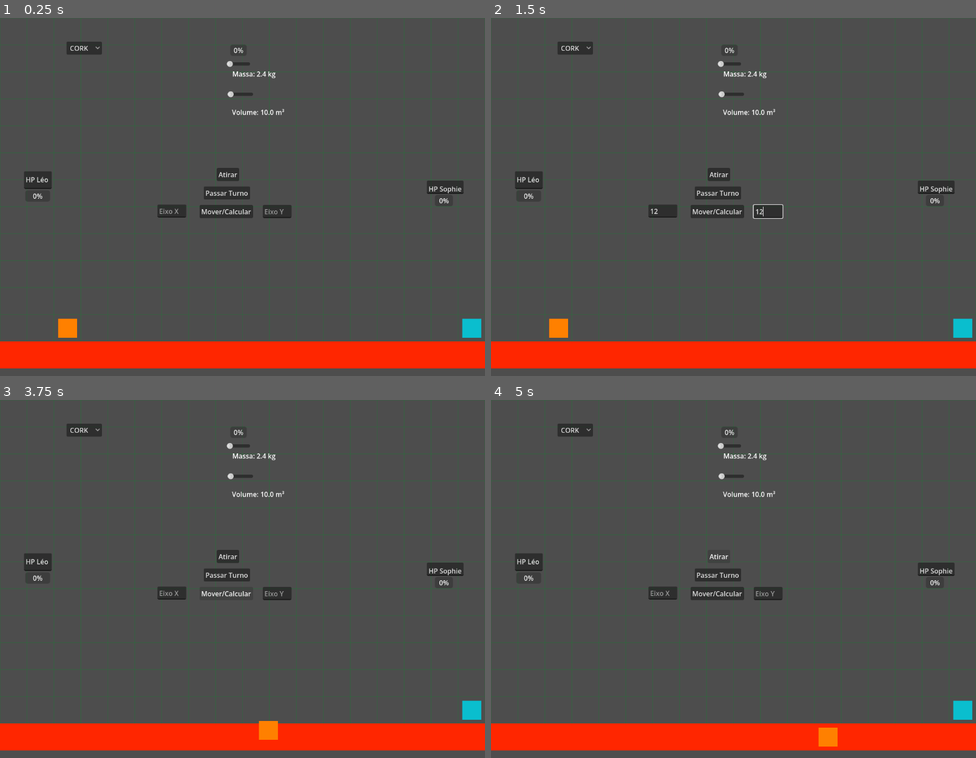
Above: before the commit, frames 1-4 (two rows, left to right).
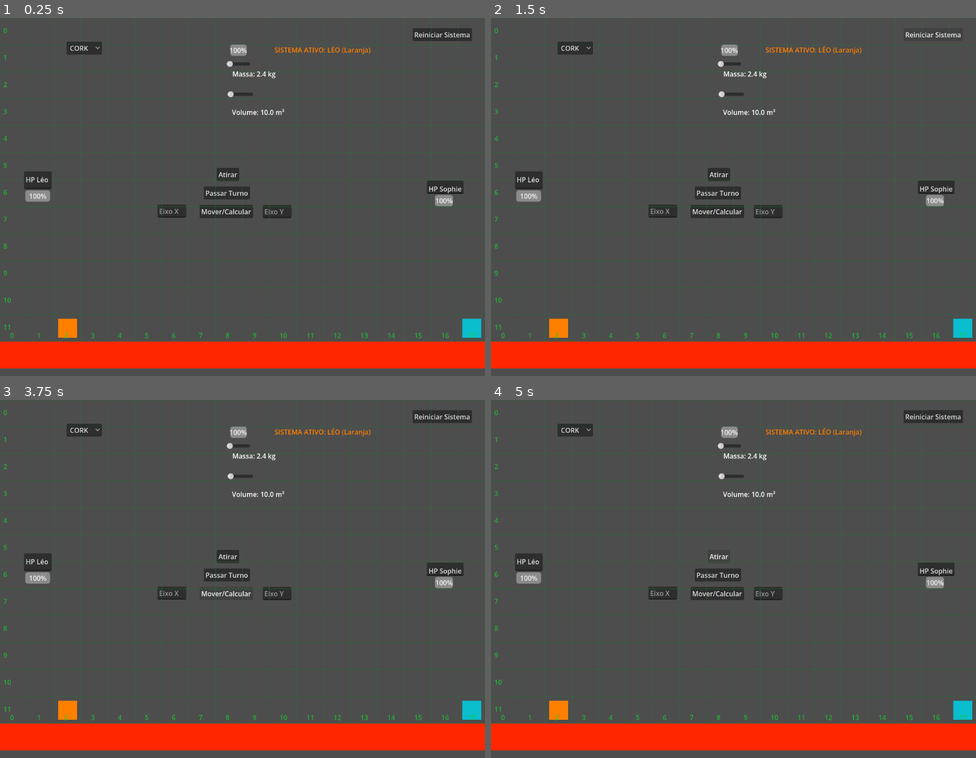
Above: after the commit, the same moments.

Repository: Olliver-0/matter-strike
Game: Godot game, scene res://level_manager.tscn
Same seed, same stepped clock (60 frames per second), same inputs: the game is played once before the commit and once after it. The project has no main scene, so this scene is started directly. The engine's default icon, where the game draws it, is replaced by a stand-in: a white triangle on a blue panel in a dark square.
Inputs (mouse positions are in pixels of both pictures, inside the frame that each line leads up to):
- Up to frame 1 (0.25 s): no input
- Up to frame 2 (1.5 s): click (660, 211) at 0.52 s; type "12" at 0.6 s; click (767, 211) at 0.75 s; type "12" at 0.83 s; click (932, 35) at 1.25 s, where only the run after the commit has a clickable "Reiniciar Sistema"
- Up to frame 3 (3.75 s): click (441, 417) at 2 s, where only the run after the commit has a clickable "Reiniciar Sistema"; click (441, 417) at 2.75 s, where only the run after the commit has a clickable "Reiniciar Sistema"; click "Mover/Calcular" at 3.5 s
- Up to frame 4 (5 s): click "Atirar" at 4.25 s

The runs differ from the first frame. In frame 1, 1.3% of the frame differs, in the area x 0-100%, y 2-91%; in frame 2, 1.1%; in frame 3, 1.7%; in frame 4, 1.7%, in the area x 0-100%, y 2-97%.

Commit message:
feat: implementa energia, vida e reinicio de partida

Diff:
--- a/GameState.gd
+++ b/GameState.gd
@@ -24,3 +24,14 @@
 	players_energy[current_turn] = MAX_ENERGY # Recarrega no início da rodada
 	turn_changed.emit(current_turn)
 	energy_updated.emit(current_turn, MAX_ENERGY)
+
+func add_energy(player_id: int, amount: int) -> void:
+	players_energy[player_id] = clampi(players_energy[player_id] + amount, 0, MAX_ENERGY)
+	energy_updated.emit(player_id, players_energy[player_id])
+
+func reset_state() -> void:
+	current_turn = 1
+	players_energy = {
+		1: MAX_ENERGY,
+		2: MAX_ENERGY
+	}
--- a/Projectile.gd
+++ b/Projectile.gd
@@ -75,26 +75,19 @@
 # ==========================================
 
 func _on_body_entered(body: Node) -> void:
-	# SE O CORPO FOR O ATIRADOR, IGNORA-O COMPLETAMENTE E CONTINUA A VOAR!
 	if body == shooter_node:
 		return
-	# 1. Calcula a velocidade escalar total (módulo do vetor) no momento exato do impacto.
+
 	var impact_speed: float = velocity.length()
-
-	# 2. Fórmula da Energia Cinética (Ec = 0.5 * m * v^2).
-	# Dividimos por um valor arbitrário (ex: 1000) para manter os números de dano equilibrados na UI.
 	var kinetic_energy: float = (0.5 * mass * pow(impact_speed, 2)) / 1000.0
 
-	print(">>> IMPACTO REGISTRADO! Dano Calculado: ", kinetic_energy)
-
-	# --- CONTRATO COM A INTERFACE / PERSONAGENS ---
-	# Se o objeto atingido (body) possuir o método de receber dano, aplicamos a energia nele.
-	# O colega que programar os inimigos DEVE usar exatamente a função 'take_damage(amount: float)'.
 	if body.has_method("take_damage"):
 		body.take_damage(kinetic_energy)
 
-	# Avisa a Calculadora Balística que o ciclo físico do tiro acabou (para passar a vez).
+		# Adiciona o ganho de energia para o atirador
+		var shooter_id = shooter_node.player_id
+		GameState.add_energy(shooter_id, 30)
+		print(">>> TIRO PERFEITO! Recuperando 30 UE para o Jogador ", shooter_id)
+
 	projectile_impacted.emit()
-
-	# Remove o projétil da memória no final do frame atual, limpando o ecrã.
 	queue_free()
--- a/engineer.gd
+++ b/engineer.gd
@@ -1,6 +1,7 @@
 class_name Engineer extends StaticBody2D
 
 signal movement_resolved(final_coords: Vector2)
+signal health_changed(player_id: int, new_health: float)
 
 @export var player_id: int = 1
 @export var theme_color: Color = Color(1.0, 0.5, 0.0) # Padrão: Léo (Laranja)[cite: 2]
@@ -50,6 +51,8 @@
 
 func take_damage(amount: float) -> void:
 	health -= amount
+	health_changed.emit(player_id, health) # ADICIONE ESTA LINHA
+
 	print("Engenheiro ", player_id, " foi atingido! Sofreu ", amount, " de dano.")
 	print("Vida atual: ", health)
 
--- a/grid_renderer.gd
+++ b/grid_renderer.gd
@@ -4,20 +4,40 @@
 const GRID_WIDTH: int = 20
 const GRID_HEIGHT: int = 12
 const GRID_COLOR: Color = Color(0.1, 0.5, 0.2, 0.3) # Verde terminal holográfico
+const TEXT_COLOR: Color = Color(0.1, 0.8, 0.2, 0.8) # Opacidade aumentada para leitura
 
 func _ready() -> void:
-	# Força a execução do método _draw() no momento em que o nó entra na árvore
+	# Eleva a camada de renderização deste nó.
+	# Assim, o texto do grid será desenhado POR CIMA do chão vermelho e dos personagens.
+	z_index = 10
 	queue_redraw()
 
 func _draw() -> void:
-	# Eixo X
+	var font: Font = ThemeDB.fallback_font
+	var font_size: int = 16 # Fonte ligeiramente maior para facilitar a visualização
+
+	# ==========================================
+	# 1. DESENHO DO EIXO X (Linhas Verticais e Números)
+	# ==========================================
 	for x in range(GRID_WIDTH + 1):
 		var start = Vector2(x * CELL_SIZE, 0)
 		var end = Vector2(x * CELL_SIZE, GRID_HEIGHT * CELL_SIZE)
 		draw_line(start, end, GRID_COLOR, 1.5)
 
-	# Eixo Y
+		# Plota o número logo acima do chão vermelho (Y ajustado de +20 para -8)
+		if x < GRID_WIDTH:
+			var text_pos_x = Vector2((x * CELL_SIZE) + 24, (GRID_HEIGHT * CELL_SIZE) - 8)
+			draw_string(font, text_pos_x, str(x), HORIZONTAL_ALIGNMENT_LEFT, -1, font_size, TEXT_COLOR)
+
+	# ==========================================
+	# 2. DESENHO DO EIXO Y (Linhas Horizontais e Números)
+	# ==========================================
 	for y in range(GRID_HEIGHT + 1):
 		var start = Vector2(0, y * CELL_SIZE)
 		var end = Vector2(GRID_WIDTH * CELL_SIZE, y * CELL_SIZE)
 		draw_line(start, end, GRID_COLOR, 1.5)
+
+		# Plota o número dentro da tela (X ajustado de -25 para +8)
+		if y < GRID_HEIGHT:
+			var text_pos_y = Vector2(8, (y * CELL_SIZE) + 36)
+			draw_string(font, text_pos_y, str(y), HORIZONTAL_ALIGNMENT_LEFT, -1, font_size, TEXT_COLOR)
--- a/hud.gd
+++ b/hud.gd
@@ -6,6 +6,12 @@
 
 @onready var mass_label: Label = $MassLabel
 @onready var volume_label: Label = $VolumeLabel
+
+# --- NOVAS REFERÊNCIAS (Essenciais para evitar erros de variável inexistente) ---
+@onready var leo_hp_bar: ProgressBar = $LeoHPBar
+@onready var sophie_hp_bar: ProgressBar = $SophieHPBar
+@onready var energy_bar: ProgressBar = $EnergyBar
+@onready var turn_feedback: Label = $TurnFeedback
 
 # Guardamos o que o jogador tocou por último para avisar a Calculadora
 var last_edited: String = "MASS"
@@ -24,26 +30,30 @@
 	# 3. Força a primeira atualização para configurar os limites
 	_update_limits_and_bars()
 
+	# --- ASSINATURA DE SINAIS GLOBAIS E INICIALIZAÇÃO VISUAL ---
+	GameState.energy_updated.connect(_on_energy_updated)
+	GameState.turn_changed.connect(_on_turn_changed)
+
+	leo_hp_bar.max_value = 100
+	leo_hp_bar.value = 100
+	sophie_hp_bar.max_value = 100
+	sophie_hp_bar.value = 100
+	_on_turn_changed(GameState.current_turn)
+
 func _on_material_selected(index: int) -> void:
-	# Quando o jogador escolhe outro material, atualizamos o Singleton global
 	var selected_mat = material_dropdown.get_item_text(index)
 	MaterialsTable.current_material = selected_mat
-
-	# E recalcula as barras para a nova densidade
 	_update_limits_and_bars()
 
 func _update_limits_and_bars() -> void:
 	var density = MaterialsTable.get_current_properties()["density"]
 
-	# REGRA DO CANHÃO: O volume mínimo é 10 e o máximo é 100
 	volume_slider.min_value = 10.0
 	volume_slider.max_value = 100.0
 
-	# A Massa permitida adapta-se à densidade do material escolhido
 	mass_slider.min_value = volume_slider.min_value * density
 	mass_slider.max_value = volume_slider.max_value * density
 
-	# Atualiza a barra que o jogador não está mexendo para não estragar a jogada dele
 	if last_edited == "MASS":
 		_on_mass_changed(mass_slider.value)
 	else:
@@ -54,9 +64,7 @@
 	var density = MaterialsTable.get_current_properties()["density"]
 	var calculated_volume = value / density
 
-	# ATUALIZA O VOLUME SILENCIOSAMENTE (Não dispara o sinal _on_volume_changed)
 	volume_slider.set_value_no_signal(calculated_volume)
-
 	_update_texts(value, calculated_volume)
 
 func _on_volume_changed(value: float) -> void:
@@ -64,12 +72,33 @@
 	var density = MaterialsTable.get_current_properties()["density"]
 	var calculated_mass = value * density
 
-	# ATUALIZA A MASSA SILENCIOSAMENTE (Não dispara o sinal _on_mass_changed)
 	mass_slider.set_value_no_signal(calculated_mass)
-
 	_update_texts(calculated_mass, value)
 
 func _update_texts(m_val: float, v_val: float) -> void:
-	# O snapped() arredonda para 1 casa decimal para o ecrã não ficar cheio de números quebrados
 	mass_label.text = "Massa: " + str(snapped(m_val, 0.1)) + " kg"
 	volume_label.text = "Volume: " + str(snapped(v_val, 0.1)) + " m³"
+
+# ==========================================
+# NOVAS FUNÇÕES DE CALLBACK (Listeners)
+# ==========================================
+
+func update_health(player_id: int, new_health: float) -> void:
+	if player_id == 1:
+		leo_hp_bar.value = new_health
+	elif player_id == 2:
+		sophie_hp_bar.value = new_health
+
+func _on_energy_updated(player_id: int, new_energy_amount: int) -> void:
+	if player_id == GameState.current_turn:
+		energy_bar.value = new_energy_amount
+
+func _on_turn_changed(active_player_id: int) -> void:
+	energy_bar.value = GameState.players_energy[active_player_id]
+
+	if active_player_id == 1:
+		turn_feedback.text = "SISTEMA ATIVO: LÉO (Laranja)"
+		turn_feedback.modulate = Color(1.0, 0.5, 0.0) # Cor tema do Léo
+	else:
+		turn_feedback.text = "SISTEMA ATIVO: SOPHIE (Ciano)"
+		turn_feedback.modulate = Color(0.04, 0.74, 0.81) # Cor tema da Sophie
--- a/hud.tscn
+++ b/hud.tscn
@@ -66,3 +66,10 @@
 offset_top = 121.0
 offset_right = 592.0
 offset_bottom = 144.0
+
+[node name="TurnFeedback" type="Label" parent="." unique_id=1678376099]
+offset_left = 652.0
+offset_top = 64.0
+offset_right = 808.0
+offset_bottom = 87.0
+text = "SISTEMA ATIVO: LÉO"
--- a/level_manager.gd
+++ b/level_manager.gd
@@ -1,56 +1,89 @@
 extends Node
 
-# Captura os atores, a interface e a SUA calculadora
+# Captura os atores, a interface, a calculadora e agora o chão!
 @onready var engineer1 = $Engineer1
 @onready var engineer2 = $Engineer2
 @onready var terminal_ui = $TerminalUI
 @onready var hud = $HUD
-@onready var calculator = $BallisticsCalculator # O SEU SISTEMA AQUI!
+@onready var calculator = $BallisticsCalculator
+@onready var ground: ColorRect = $Ground
+
+# ==========================================
+# TRAVA DE ESTADO (State Lock)
+# ==========================================
+var is_shooting: bool = false # Impede que os jogadores cliquem em botões enquanto a bala voa
 
 func _ready() -> void:
 	terminal_ui.move_command_issued.connect(_on_terminal_command_issued)
 	terminal_ui.end_turn_requested.connect(_on_end_turn_requested)
 	GameState.turn_changed.connect(_on_turn_changed)
 
-	# NOVAS CONEXÕES DO TIRO:
 	terminal_ui.fire_command_issued.connect(_on_terminal_fire_issued)
 	calculator.turn_resolved.connect(_on_projectile_resolved)
 
-# --- SISTEMA DE MOVIMENTO (Do seu colega) ---
+	engineer1.health_changed.connect(hud.update_health)
+	engineer2.health_changed.connect(hud.update_health)
+
+	# Transforma o ColorRect num "chão físico" na hora que o jogo inicia
+	_create_floor_collision()
+
+# Injeta a Física no Desenho Visual
+func _create_floor_collision() -> void:
+	var static_body = StaticBody2D.new()
+	var collision_shape = CollisionShape2D.new()
+	var rect_shape = RectangleShape2D.new()
+
+	# Copia exatamente a largura e altura do chão vermelho
+	rect_shape.size = ground.size
+	collision_shape.shape = rect_shape
+	# Centraliza a hitbox perfeitamente em cima da cor
+	collision_shape.position = ground.size / 2.0
+
+	static_body.add_child(collision_shape)
+	ground.add_child(static_body)
+
+# ==========================================
+# INTEGRAÇÃO COM OS COMANDOS DOS JOGADORES
+# ==========================================
+
 func _on_terminal_command_issued(target_x: int, target_y: int) -> void:
+	if is_shooting: return # Ignora movimento se a bala estiver voando
+
 	var nova_coordenada = Vector2(target_x, target_y)
 	if GameState.current_turn == 1: engineer1.attempt_move(nova_coordenada)
 	elif GameState.current_turn == 2: engineer2.attempt_move(nova_coordenada)
 
-# --- SISTEMA DE TIRO (Integração com a sua Calculadora) ---
 func _on_terminal_fire_issued(target_x: int, target_y: int) -> void:
-	var active_engineer = engineer1 if GameState.current_turn == 1 else engineer2
+	if is_shooting: return # Ignora clique duplo no botão de atirar
 
-	# APAGUEM a linha que dizia 'var start_pos = ...'
-
-	var cell_size = 64
-	var target_pos = Vector2((target_x * cell_size) + (cell_size / 2.0), (target_y * cell_size) + (cell_size / 2.0))
+	var current_player_id = GameState.current_turn
+	var active_engineer = engineer1 if current_player_id == 1 else engineer2
 
 	var input_type: String = hud.last_edited
-	var final_value: float = 0.0
+	var final_value: float = hud.mass_slider.value if input_type == "MASS" else hud.volume_slider.value
 
-	if input_type == "MASS":
-		final_value = hud.mass_slider.value
+	var mass_to_shoot = final_value
+	if input_type == "VOLUME":
+		mass_to_shoot = final_value * MaterialsTable.get_current_properties()["density"]
+
+	var energy_cost: int = int(calculator.calculate_energy_cost(mass_to_shoot))
+
+	if GameState.consume_energy(current_player_id, energy_cost):
+		is_shooting = true # ATIVA A TRAVA DE SEGURANÇA
+		print(">>> INICIANDO CÁLCULO BALÍSTICO... Custo: ", energy_cost, " UE")
+		var cell_size = 64
+		var target_pos = Vector2((target_x * cell_size) + (cell_size / 2.0), (target_y * cell_size) + (cell_size / 2.0))
+		calculator.dispatch_shot(active_engineer, target_pos, input_type, final_value)
 	else:
-		final_value = hud.volume_slider.value
+		print(">>> ERRO: Energia insuficiente para propulsão desta massa.")
 
-	print(">>> INICIANDO CÁLCULO BALÍSTICO...")
-
-	# ENVIA O PERSONAGEM INTEIRO ('active_engineer') EM VEZ DA POSIÇÃO!
-	calculator.dispatch_shot(active_engineer, target_pos, input_type, final_value)
-
-# Quando a sua bala emite o sinal de que bateu ou sumiu
 func _on_projectile_resolved() -> void:
+	is_shooting = false # DESTRAVA A SEGURANÇA (A bala explodiu no chão ou acertou alguém)
 	print("Impacto concluído! O turno foi passado automaticamente pela Física.")
 	GameState.end_turn()
 
-# --- SISTEMA DE TURNOS (Do seu colega) ---
 func _on_end_turn_requested() -> void:
+	if is_shooting: return # Impede passar o turno na mão enquanto a bala está caindo!
 	GameState.end_turn()
 
 func _on_turn_changed(new_turn: int) -> void:
--- a/terminal_ui.gd
+++ b/terminal_ui.gd
@@ -2,19 +2,26 @@
 
 signal move_command_issued(target_x: int, target_y: int)
 signal fire_command_issued(target_x: int, target_y: int)
-signal end_turn_requested() # Novo sinal criado!
+signal end_turn_requested()
 
 @onready var input_x: LineEdit = $InputX
 @onready var input_y: LineEdit = $InputY
 @onready var btn_move: Button = $BtnMove
-@onready var btn_end_turn: Button = $BtnEndTurn # Referência ao novo botão
+@onready var btn_end_turn: Button = $BtnEndTurn
 @onready var btn_fire: Button = $BtnFire
+@onready var btn_restart: Button = $BtnRestart # NOVA REFERÊNCIA
 
 func _ready() -> void:
 	btn_move.pressed.connect(_on_btn_move_pressed)
 	btn_fire.pressed.connect(_on_btn_fire_pressed)
-	# Conecta o clique do novo botão diretamente à emissão do sinal
 	btn_end_turn.pressed.connect(func(): end_turn_requested.emit())
+
+	btn_restart.pressed.connect(_on_btn_restart_pressed)
+
+func _on_btn_restart_pressed() -> void:
+	# Purga o estado global e recarrega a malha de objetos da cena
+	GameState.reset_state()
+	get_tree().reload_current_scene()
 
 func _on_btn_move_pressed() -> void:
 	if input_x.text.is_empty() or input_y.text.is_empty(): return
--- a/terminal_ui.tscn
+++ b/terminal_ui.tscn
@@ -50,3 +50,11 @@
 offset_right = 568.0
 offset_bottom = 387.0
 text = "Atirar"
+
+[node name="BtnRestart" type="Button" parent="." unique_id=1162354724]
+layout_mode = 0
+offset_left = 980.0
+offset_top = 24.0
+offset_right = 1121.0
+offset_bottom = 55.0
+text = "Reiniciar Sistema"
